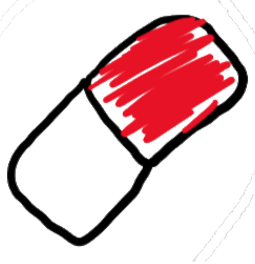
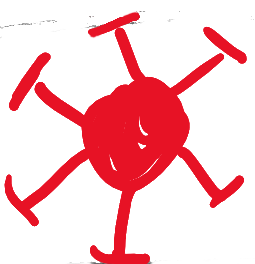
Layers edited between the first and the second w=255, h=264 image:
added layer "Eingefügte Ebene #7" above "Eingefügte Ebene #6" over [0, 11, 255, 264]
hid "Eingefügte Ebene #5" over [0, 0, 255, 262]
